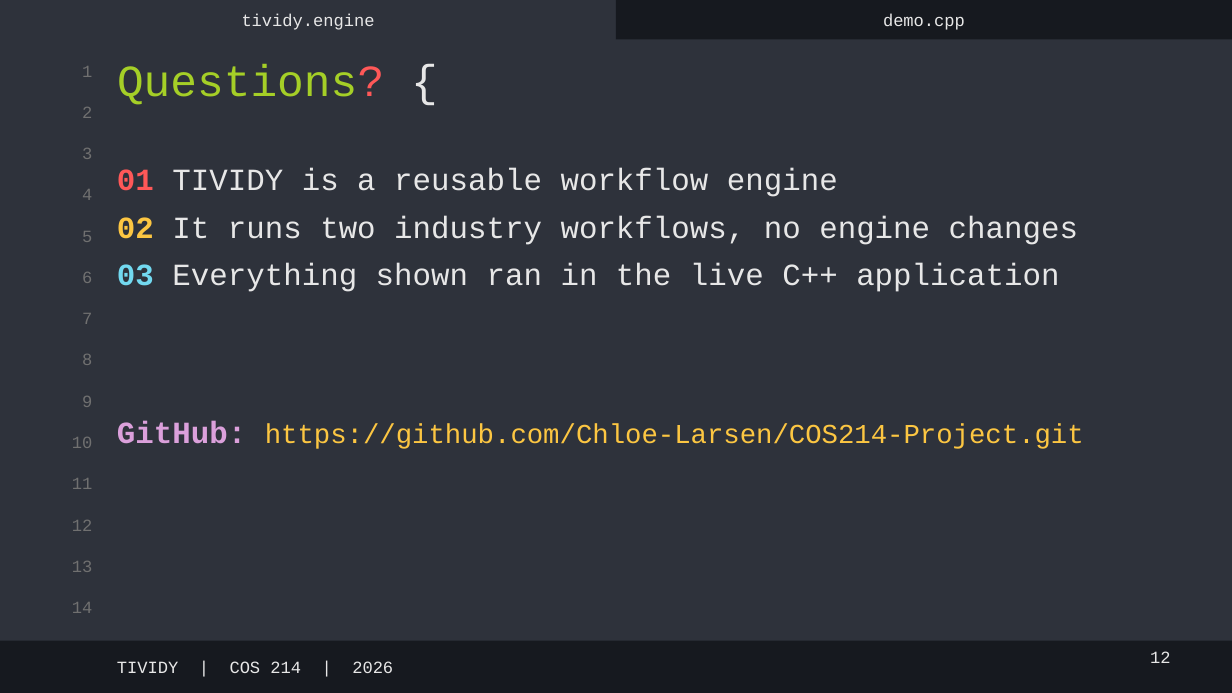
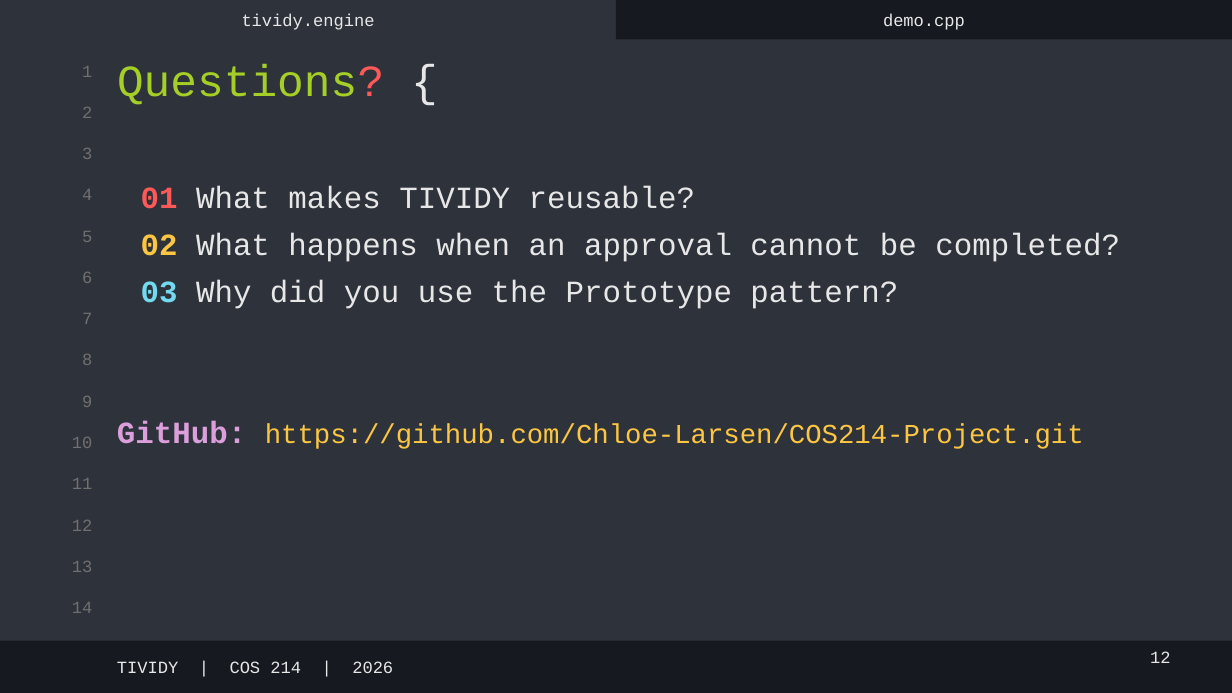
Before and after one commit to Chloe-Larsen/COS214-Project, a slide deck: slide 12 of docs/TIVIDY-Demo.pptx. Drawn at 1232x693 pixels with LibreOffice and Linux fonts; fonts in the diff are those of the drawing. Boxes give left, top, right and bottom in pixels: in the first picture for what was removed or moved away, otherwise in the second. Text is boxed around its words. In the diff, an @@ line names an element or a change of style, - is before the commit and + after.

```diff
--- a/docs/TIVIDY-Demo.pptx
+++ b/docs/TIVIDY-Demo.pptx
@@ text at [141,185,1120,309]: text changed @@
-01 TIVIDY is a reusable workflow engine
-02 It runs two industry workflows, no engine changes
-03 Everything shown ran in the live C++ application
+01 What makes TIVIDY reusable?
+02 What happens when an approval cannot be completed?
+03 Why did you use the Prototype pattern?
```
Also in this commit, not shown: 2 other slides changed, 1 other file.
